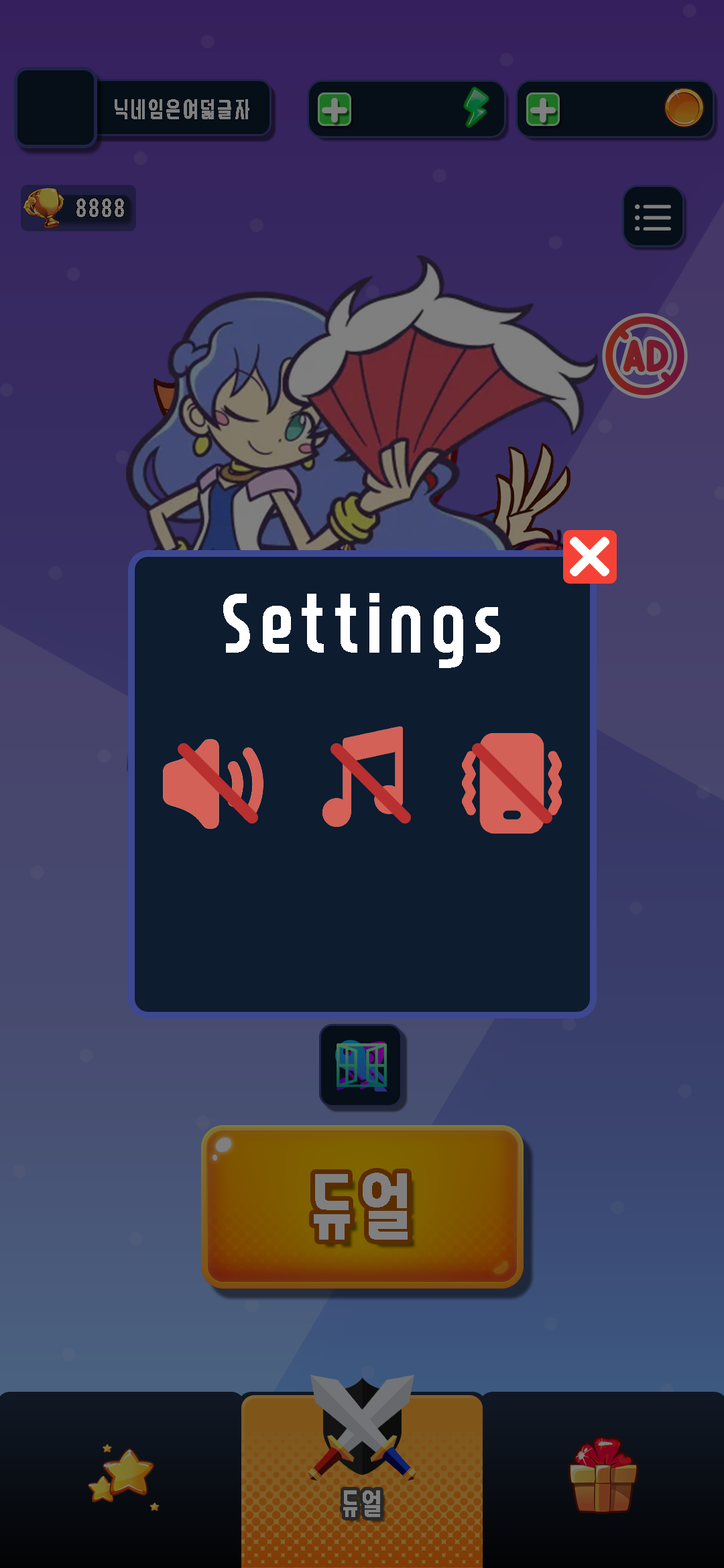
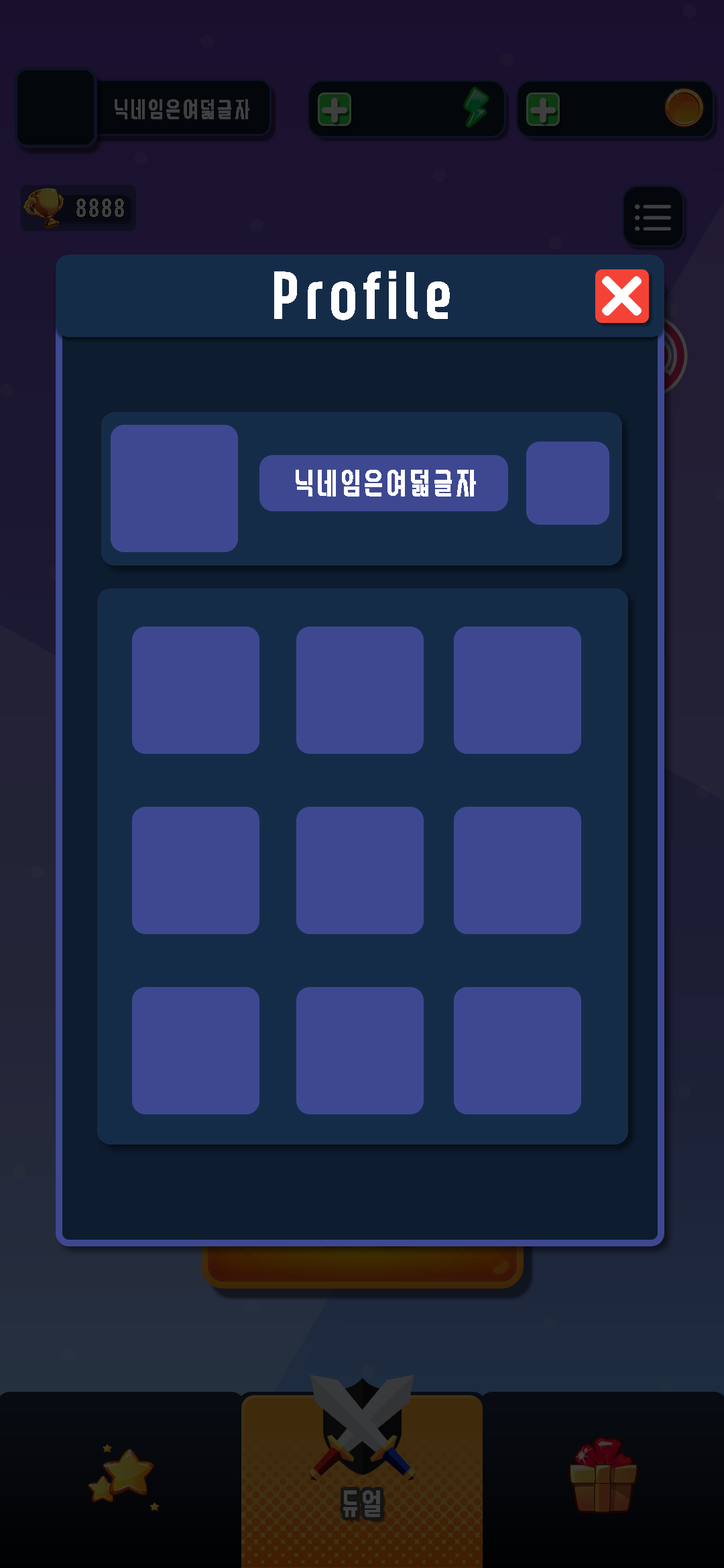
Layers edited between the first and the second w=724, h=1568 image:
added group "Profile" (1st of 3) with 20 layers above "Setting" over [0, 0, 724, 1568]
added layer "닉네임은여덟글자" in group "Profile" over [295, 469, 476, 497]
added layer "Profile" (2nd of 3, in "Profile") in group "Profile" over [274, 270, 450, 321]
added layer "Rectangle 9" in group "Profile" over [259, 454, 508, 512]
added layer "Rectangle 8" in group "Profile" over [526, 441, 610, 525]
added layer "Rectangle 7" in group "Profile" over [110, 424, 238, 553]
added layer "Rectangle 6 copy 4" (1st of 3, in "Profile") in group "Profile" over [453, 987, 581, 1115]
added layer "Rectangle 6 copy 4" (2nd of 3, in "Profile") in group "Profile" over [296, 987, 424, 1115]
added layer "Rectangle 6 copy 4" (3rd of 3, in "Profile") in group "Profile" over [132, 987, 260, 1115]
added layer "Rectangle 6 copy 3" (1st of 3, in "Profile") in group "Profile" over [453, 806, 581, 935]
added layer "Rectangle 6 copy 3" (2nd of 3, in "Profile") in group "Profile" over [296, 806, 424, 935]
added layer "Rectangle 6 copy 3" (3rd of 3, in "Profile") in group "Profile" over [132, 806, 260, 935]
added layer "Rectangle 6 copy 2" in group "Profile" over [453, 626, 581, 754]
added layer "Rectangle 6 copy" in group "Profile" over [296, 626, 424, 754]
added layer "Rectangle 6" in group "Profile" over [132, 626, 260, 754]
added layer "Rectangle 5" in group "Profile" over [95, 586, 639, 1156]
added layer "Rectangle 4" in group "Profile" over [99, 410, 633, 577]
added layer "CloseIcon" (1st of 2, in "Profile") in group "Profile" over [595, 269, 655, 329]
added layer "Rectangle 3" in group "Profile" over [52, 254, 667, 344]
added layer "Rectangle 2" in group "Profile" over [54, 276, 675, 1258]
added layer "Rectangle 10" (darken) in group "Profile" over [0, 0, 724, 1568]
